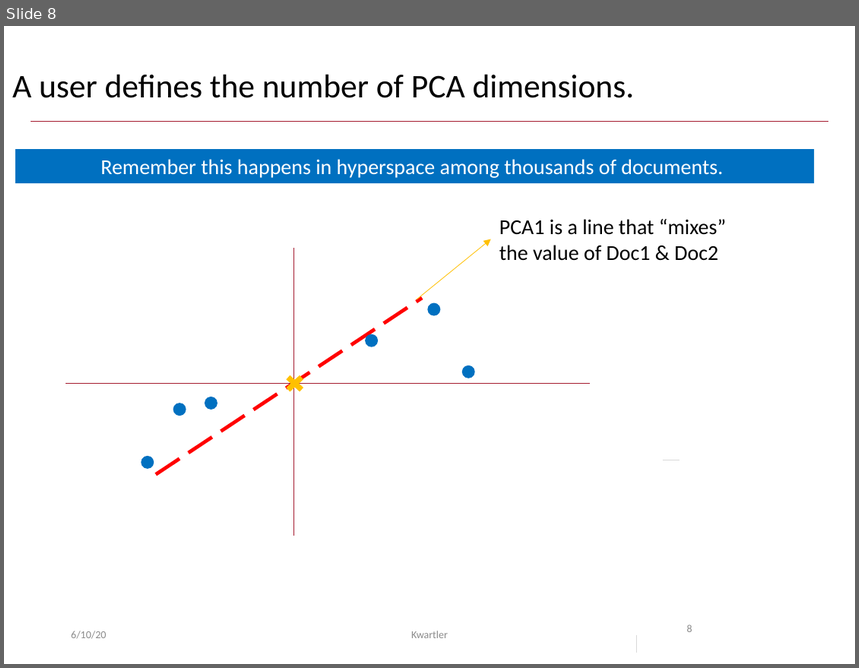
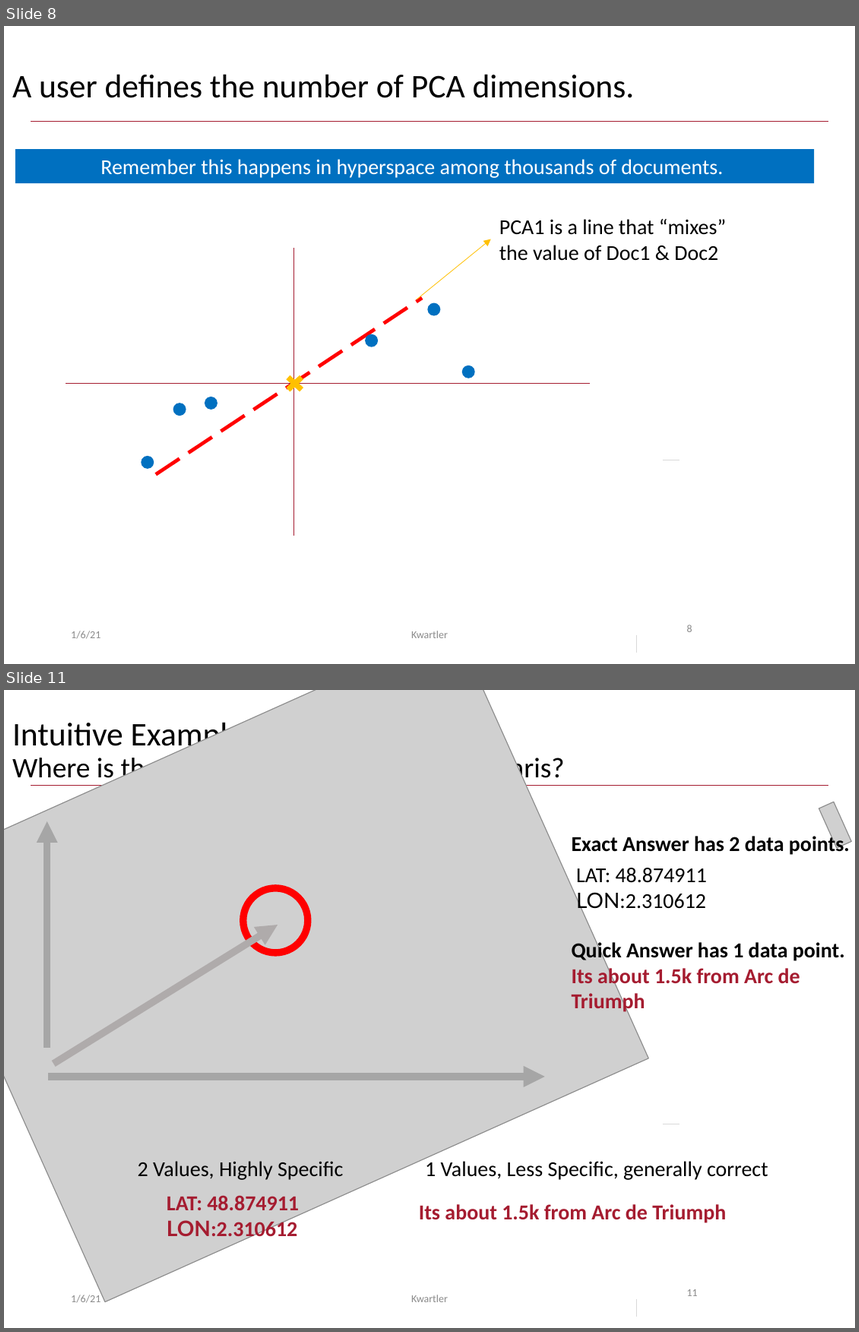
Before and after one commit to kwartler/GSERM_Text_Remote_student, a slide deck: lessons/D_Supervised/Day4_live_A_LSA_modeling.pptx. Shown one above the other, each under a label of ours: slide 8 before the commit, slides 8 and 11 after it; the slides between them are not shown. The pictures are 859x668 and 859x1332 pixels, drawn with LibreOffice and Linux fonts; fonts in the diff are those of the drawing; grey boxes stand for pictures; background and template pictures are left out. Boxes give left, top, right and bottom in pixels: in the first picture for what was removed or moved away, otherwise in the second. Text is boxed around its words. In the diff, an @@ line names an element or a change of style, - is before the commit and + after.

```diff
--- a/lessons/D_Supervised/Day4_live_A_LSA_modeling.pptx
+++ b/lessons/D_Supervised/Day4_live_A_LSA_modeling.pptx
@@ slide 11 added at <box>4,690,855,1328</box>, background #FFFFFF; not listed: 1 template element that a slide beside it also shows @@
@@ picture added at <box>4,690,648,1302</box> @@
@@ title added at <box>12,718,565,785</box>, 24 pt, text #000000 @@
+Intuitive Example of PCA
+Where is the Musee Jacquemart-Andre in Paris?
@@ picture added at <box>819,802,851,848</box> @@
@@ arrow added from (47, 1047) to (47, 821), #A6A6A6 6 pt @@
@@ text added at <box>572,833,850,855</box>, 18 pt, text #000000, bold @@
+Exact Answer has 2 data points.
@@ text added at <box>576,868,707,913</box>, 18 pt, text #000000 @@
+LAT: 48.874911
+LON:2.310612
@@ ellipse added at <box>243,888,308,953</box>, outline #FF0000 6 pt @@
@@ arrow added from (53, 1064) to (278, 925), #AFABAB 6 pt @@
@@ text added at <box>572,940,845,1014</box>, 18 pt, text #A51C30, bold @@
+Quick Answer has 1 data point.
+Its about 1.5k from Arc de Triumph
@@ arrow added from (48, 1076) to (544, 1076), #A6A6A6 6 pt @@
@@ line added from (663, 1124) to (680, 1124), #D9D9D9 0.5 pt @@
@@ text added at <box>138,1161,343,1180</box>, 18 pt, text #000000 @@
+2 Values, Highly Specific
@@ text added at <box>425,1161,769,1180</box>, 18 pt, text #000000 @@
+1 Values, Less Specific, generally correct
@@ text added at <box>167,1195,299,1241</box>, 18 pt, text #A51C30, bold @@
+LAT: 48.874911
+LON:2.310612
@@ text added at <box>419,1205,726,1224</box>, 18 pt, text #A51C30, bold @@
+Its about 1.5k from Arc de Triumph
@@ text added at <box>71,1295,101,1303</box>, 9 pt, text #8C8C8C @@
+1/6/21
@@ text added at <box>411,1295,448,1303</box>, 9 pt, text #8C8C8C @@
+Kwartler
@@ line added from (636, 1300) to (636, 1316), #D9D9D9 0.5 pt @@
@@ page number added at <box>687,1290,698,1296</box>, 9 pt, text #8C8C8C @@
+11
@@ slide 8 changed as well @@
@@ text at <box>71,631,101,639</box>: text changed @@
-6/10/20
+1/6/21
```
Also in this commit, not shown: 15 other slides changed, 2 other slides added, 1 other file.
